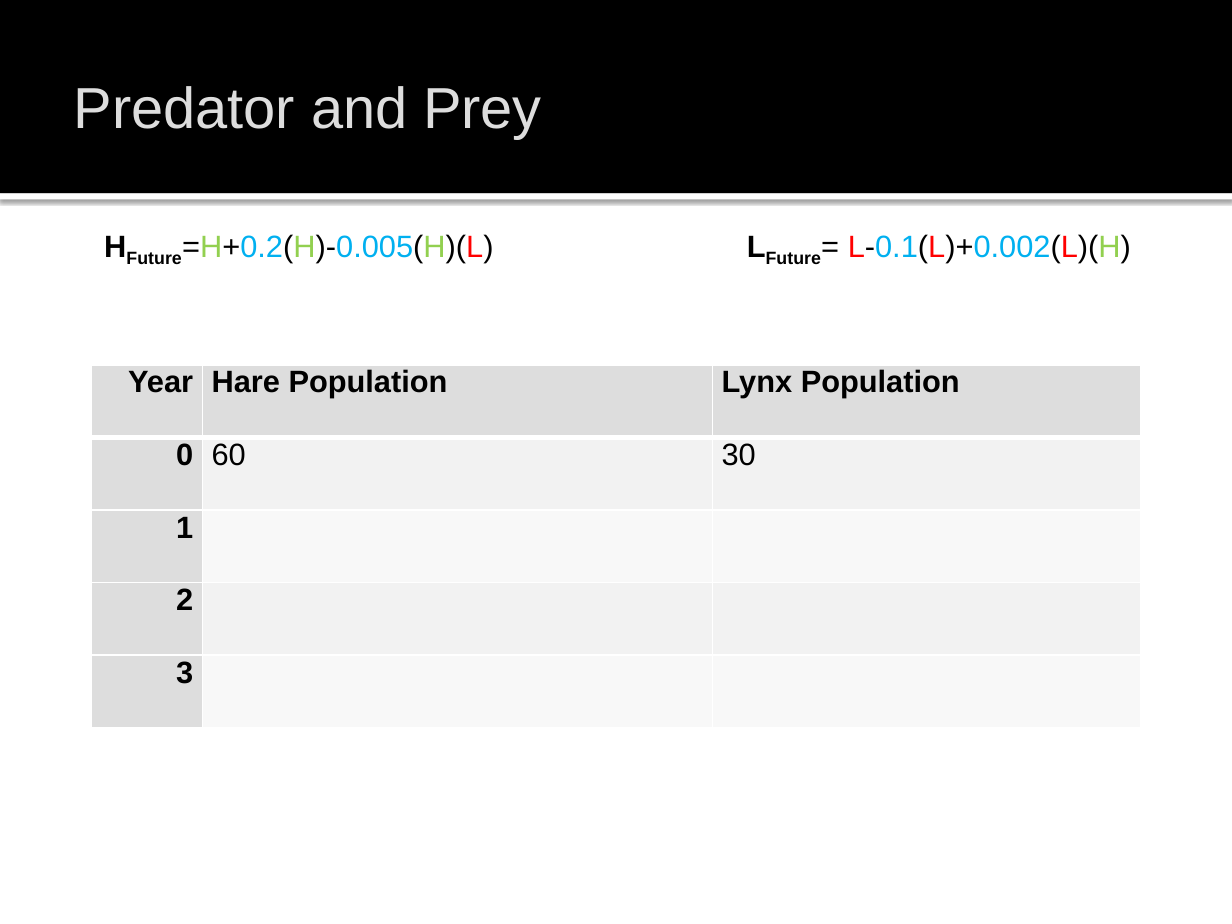
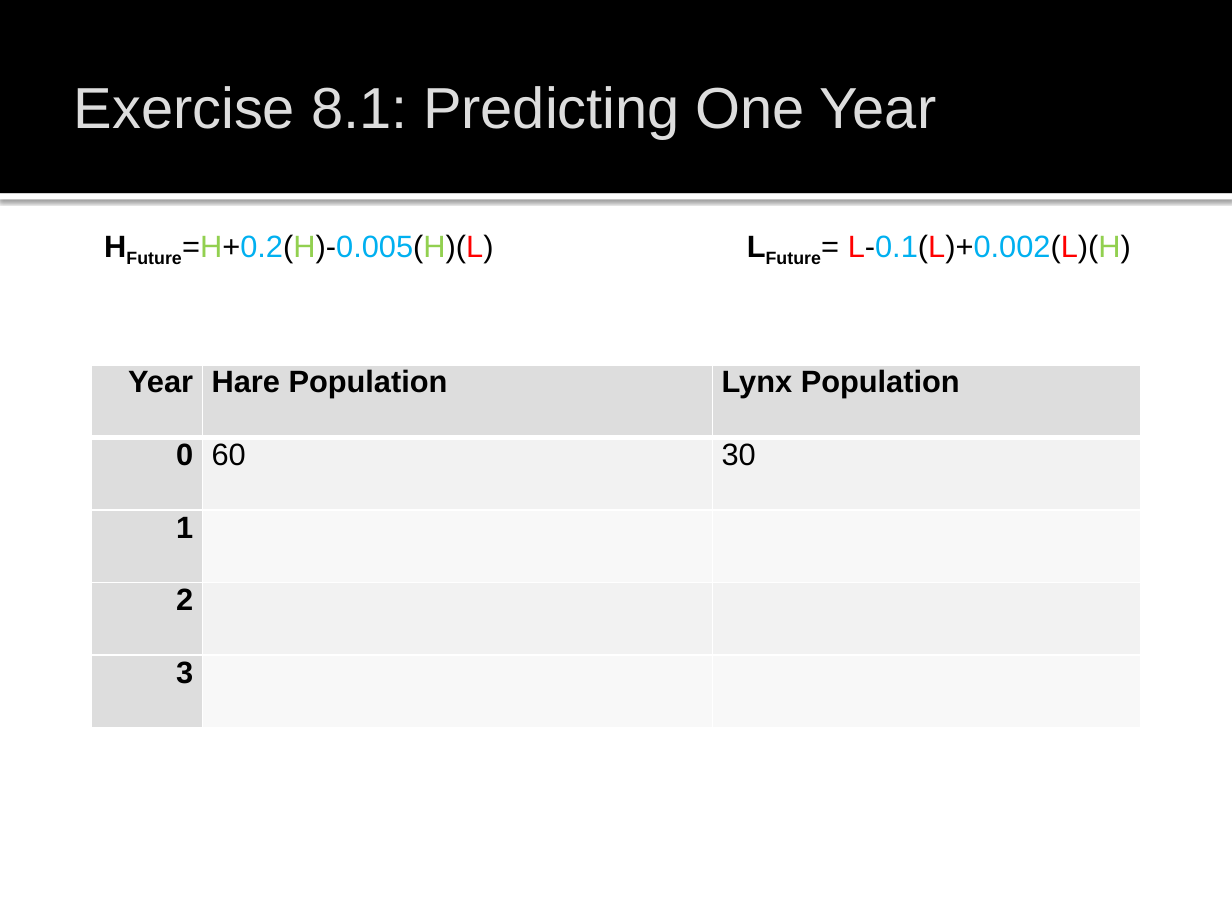
Before and after one commit to john-s-butler-dit/Maths-in-the-Wild, a slide deck: slide 43 of 01_Predator_Prey/Maths_in_the_Wild_Predator_Prey.pptx (slide 33 before the commit). Drawn at 1232x924 pixels with LibreOffice and Linux fonts; fonts in the diff are those of the drawing; background and template pictures are left out. Boxes give left, top, right and bottom in pixels: in the first picture for what was removed or moved away, otherwise in the second. Text is boxed around its words. In the diff, an @@ line names an element or a change of style, - is before the commit and + after.

Commit message:
Updated Predator Prey

```diff
--- a/01_Predator_Prey/Maths_in_the_Wild_Predator_Prey.pptx
+++ b/01_Predator_Prey/Maths_in_the_Wild_Predator_Prey.pptx
@@ title at (74, 86, 937, 139): text changed @@
-Predator and Prey
+Exercise 8.1: Predicting One Year
```
Also in this commit, not shown: 24 other slides changed, 21 slides added, 3 slides removed, 15 other files.
